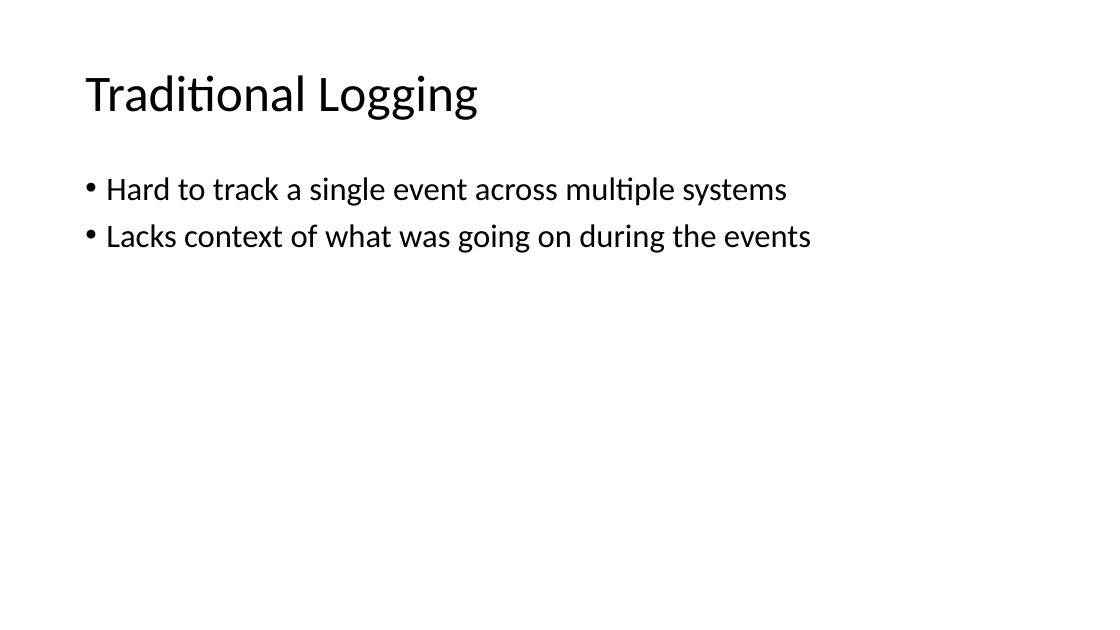
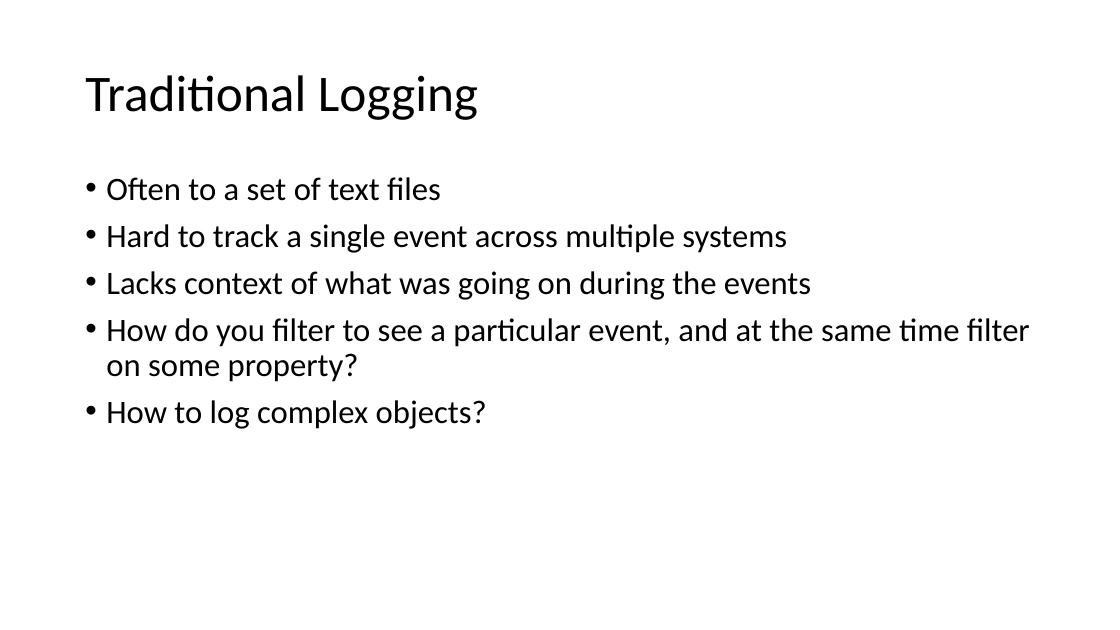
Before and after one commit to mason-mcglothlin/structured-logging-talk, a slide deck: slide 4 of StructuredLogging.pptx. Drawn at 1120x630 pixels with LibreOffice and Linux fonts; fonts in the diff are those of the drawing. Boxes give left, top, right and bottom in pixels: in the first picture for what was removed or moved away, otherwise in the second. Text is boxed around its words. In the diff, an @@ line names an element or a change of style, - is before the commit and + after.

```diff
--- a/StructuredLogging.pptx
+++ b/StructuredLogging.pptx
@@ text at <box>106,177,441,201</box>: paragraph added @@
+• Often to a set of text files
@@ text at <box>106,318,1030,429</box>: paragraphs added @@
+• How do you filter to see a particular event, and at the same time filter on some property?
+• How to log complex objects?
```
Also in this commit, not shown: 4 other slides changed.
